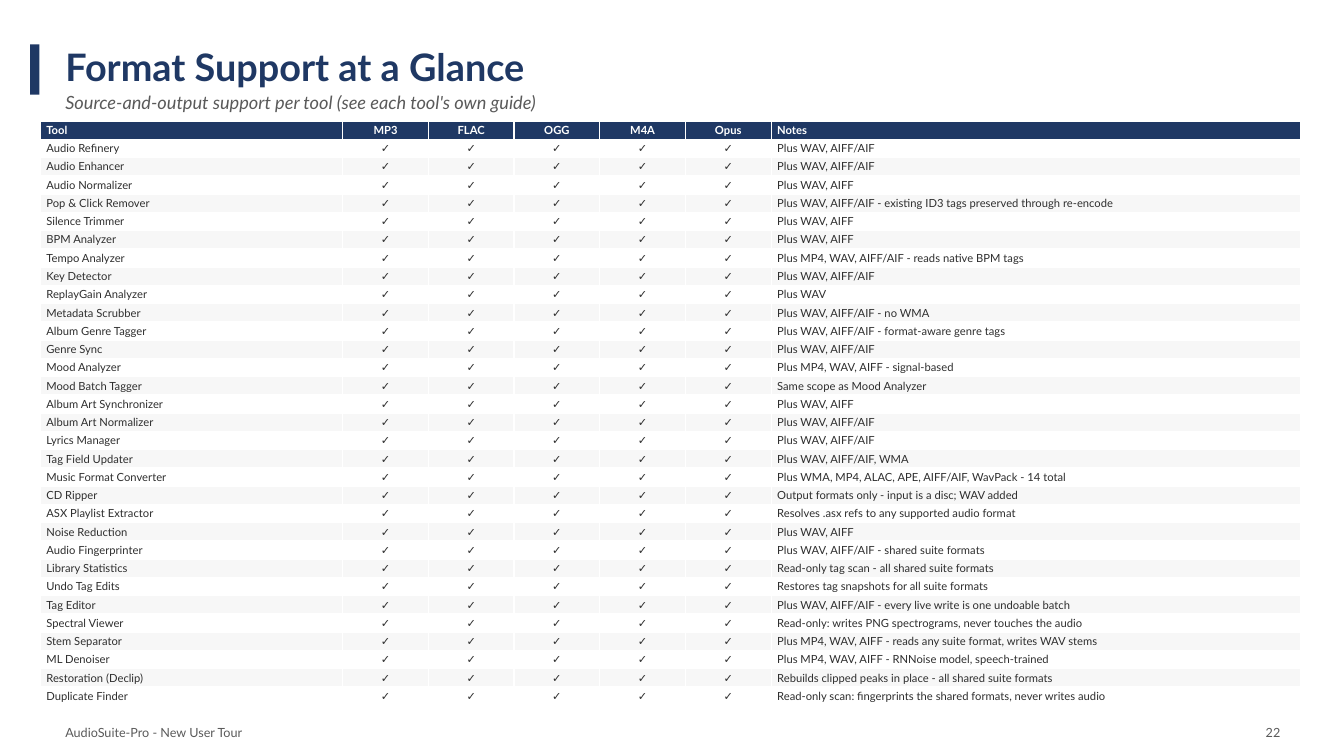
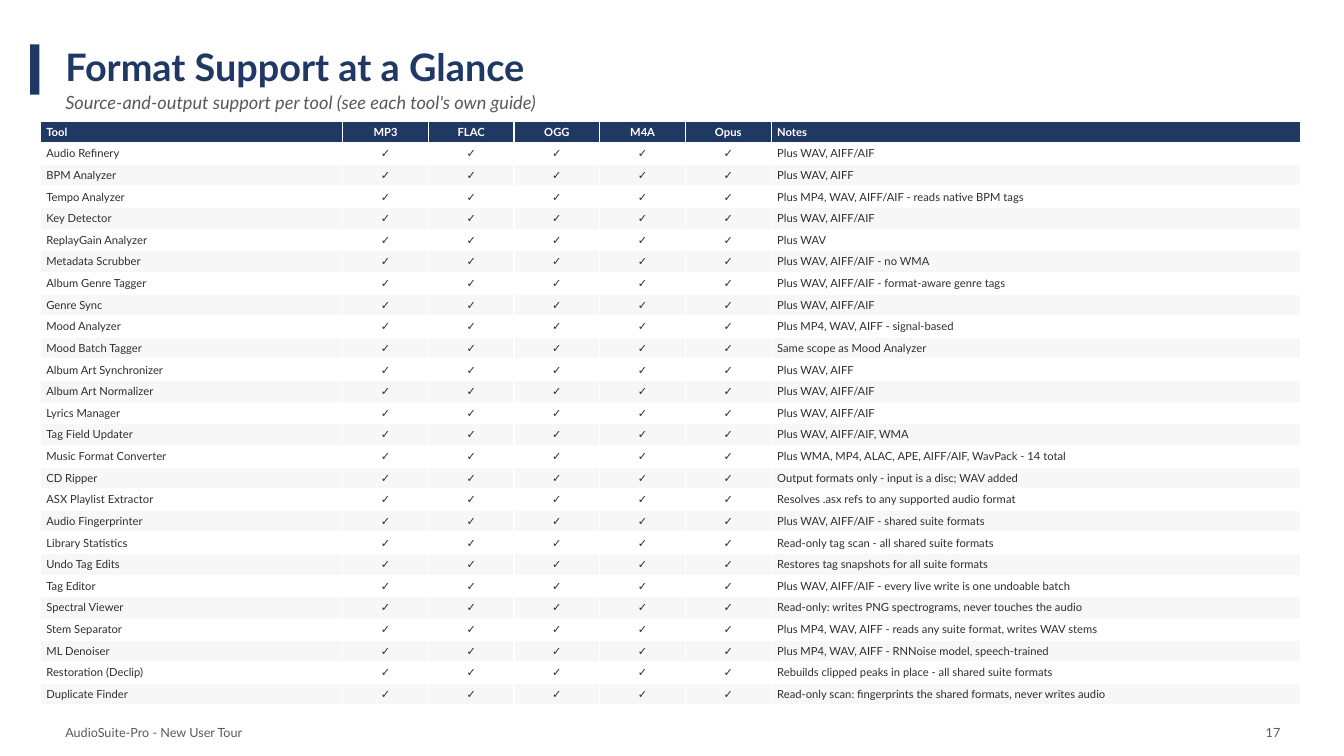
Before and after one commit to wilte01/AudioSuite-Pro, a slide deck: slide 20 of documentation/user_guides/suite_overview/AudioSuite-Pro_New_User_Presentation.pptx (slide 22 before the commit). Drawn at 1344x756 pixels with LibreOffice and Linux fonts; fonts in the diff are those of the drawing. Boxes give left, top, right and bottom in pixels: in the first picture for what was removed or moved away, otherwise in the second. Text is boxed around its words. In the diff, an @@ line names an element or a change of style, - is before the commit and + after.

```diff
--- a/documentation/user_guides/suite_overview/AudioSuite-Pro_New_User_Presentation.pptx
+++ b/documentation/user_guides/suite_overview/AudioSuite-Pro_New_User_Presentation.pptx
@@ table at [40,121,1301,706] @@
-row 3: Audio Enhancer | ✓ | ✓ | ✓ | ✓ | ✓ | Plus WAV, AIFF/AIF
-row 4: Audio Normalizer | ✓ | ✓ | ✓ | ✓ | ✓ | Plus WAV, AIFF
-row 5: Pop & Click Remover | ✓ | ✓ | ✓ | ✓ | ✓ | Plus WAV, AIFF/AIF - existing ID3 tags preserved through re-encode
-row 6: Silence Trimmer | ✓ | ✓ | ✓ | ✓ | ✓ | Plus WAV, AIFF
-row 23: Noise Reduction | ✓ | ✓ | ✓ | ✓ | ✓ | Plus WAV, AIFF
@@ text at [1266,728,1281,737]: text changed @@
-22
+17
```
Also in this commit, not shown: 17 other slides changed, 2 slides removed, 18 other files.
